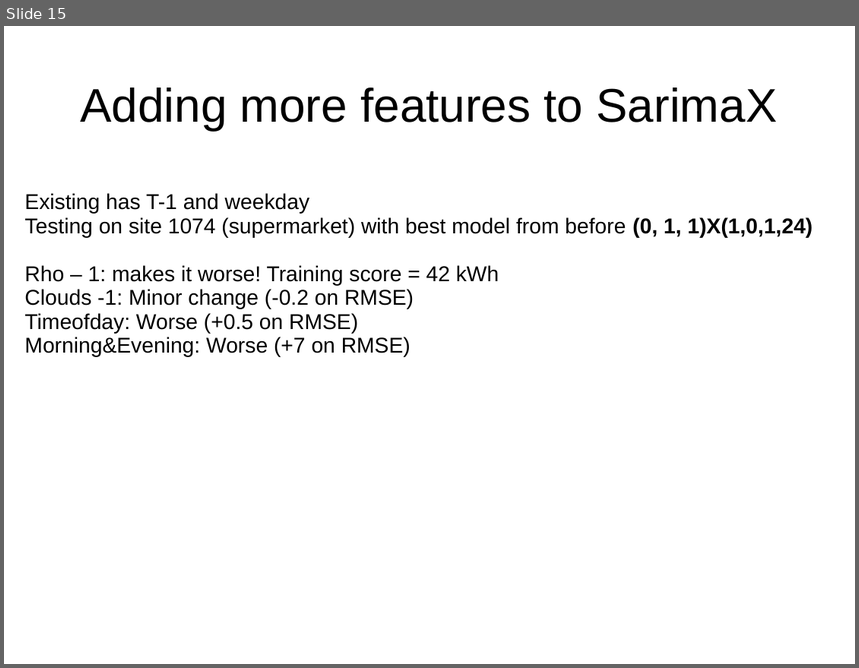
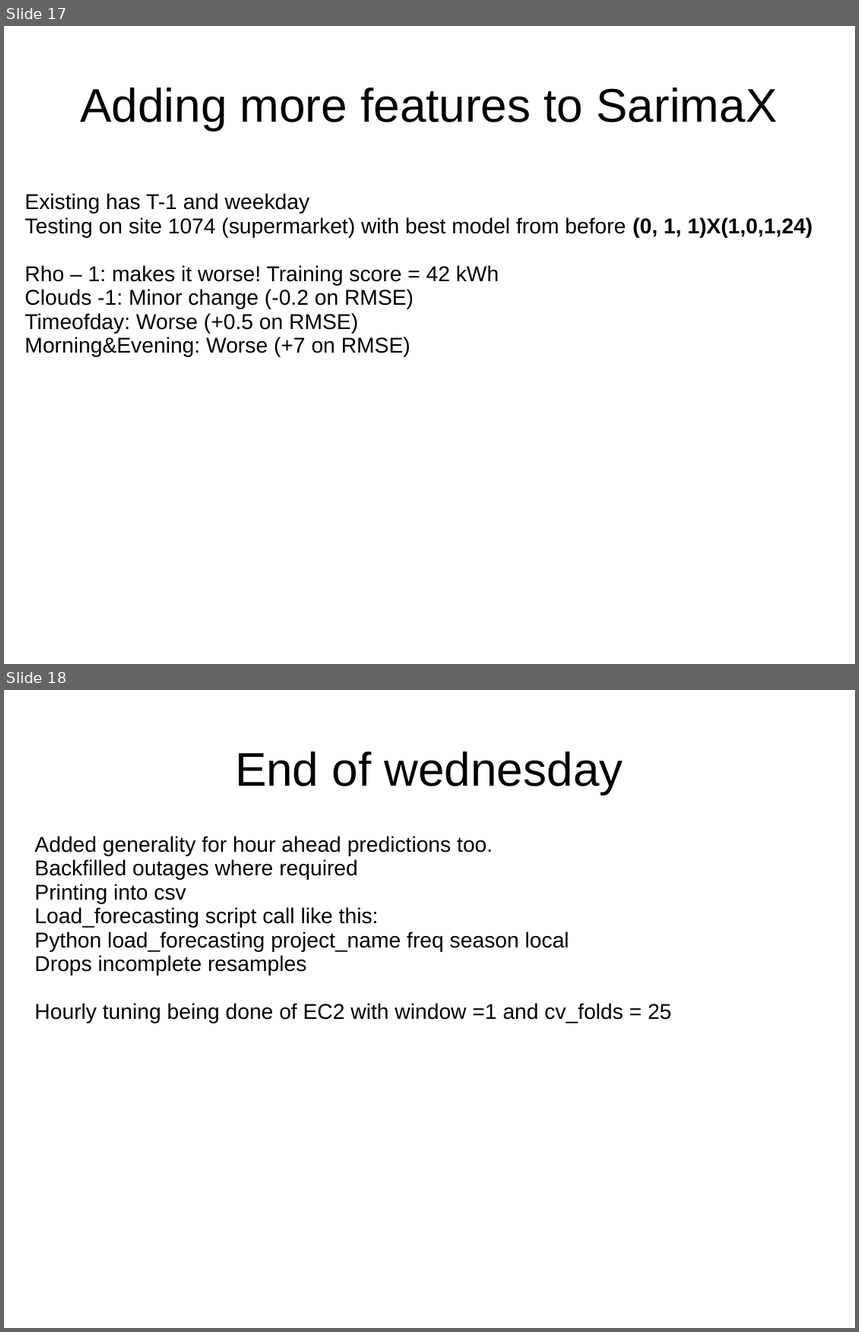
Before and after one commit to Rosina9700/dsi-capstone, a slide deck: mvp-presentation.ppt. Shown one above the other, each under a label of ours: slide 15 before the commit, slides 17 and 18 after it. The pictures are 859x668 and 859x1332 pixels, drawn with LibreOffice and Linux fonts; fonts in the diff are those of the drawing. Boxes give left, top, right and bottom in pixels: in the first picture for what was removed or moved away, otherwise in the second. Text is boxed around its words. In the diff, an @@ line names an element or a change of style, - is before the commit and + after.

```diff
--- a/mvp-presentation.ppt
+++ b/mvp-presentation.ppt
@@ slide 18 added at (x1=4, y1=690, x2=855, y2=1328), background #FFFFFF @@
@@ title added at (x1=235, y1=752, x2=623, y2=794), 44 pt, text #000000 @@
+End of wednesday
@@ text added at (x1=34, y1=836, x2=671, y2=1024), 20 pt, text #000000 @@
+Added generality for hour ahead predictions too.
+Backfilled outages where required
+Printing into csv
+Load_forecasting script call like this:
+Python load_forecasting project_name freq season local
+Drops incomplete resamples
+Hourly tuning being done of EC2 with window =1 and cv_folds = 25
@@ what was slide 15 is now slide 17 @@
```
Also in this commit, not shown: 1 slide changed, 2 other slides added, 30 other files.
